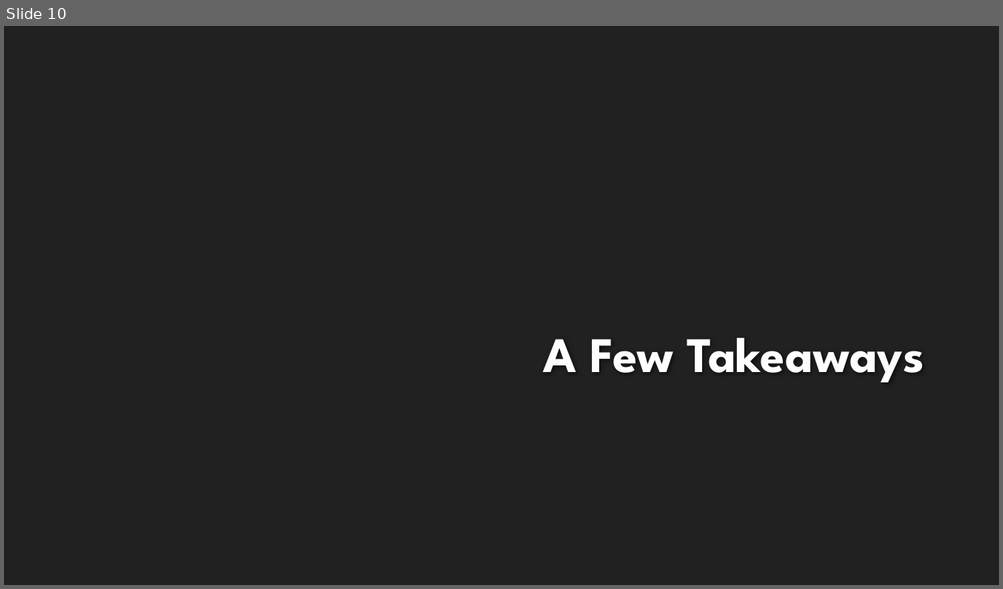
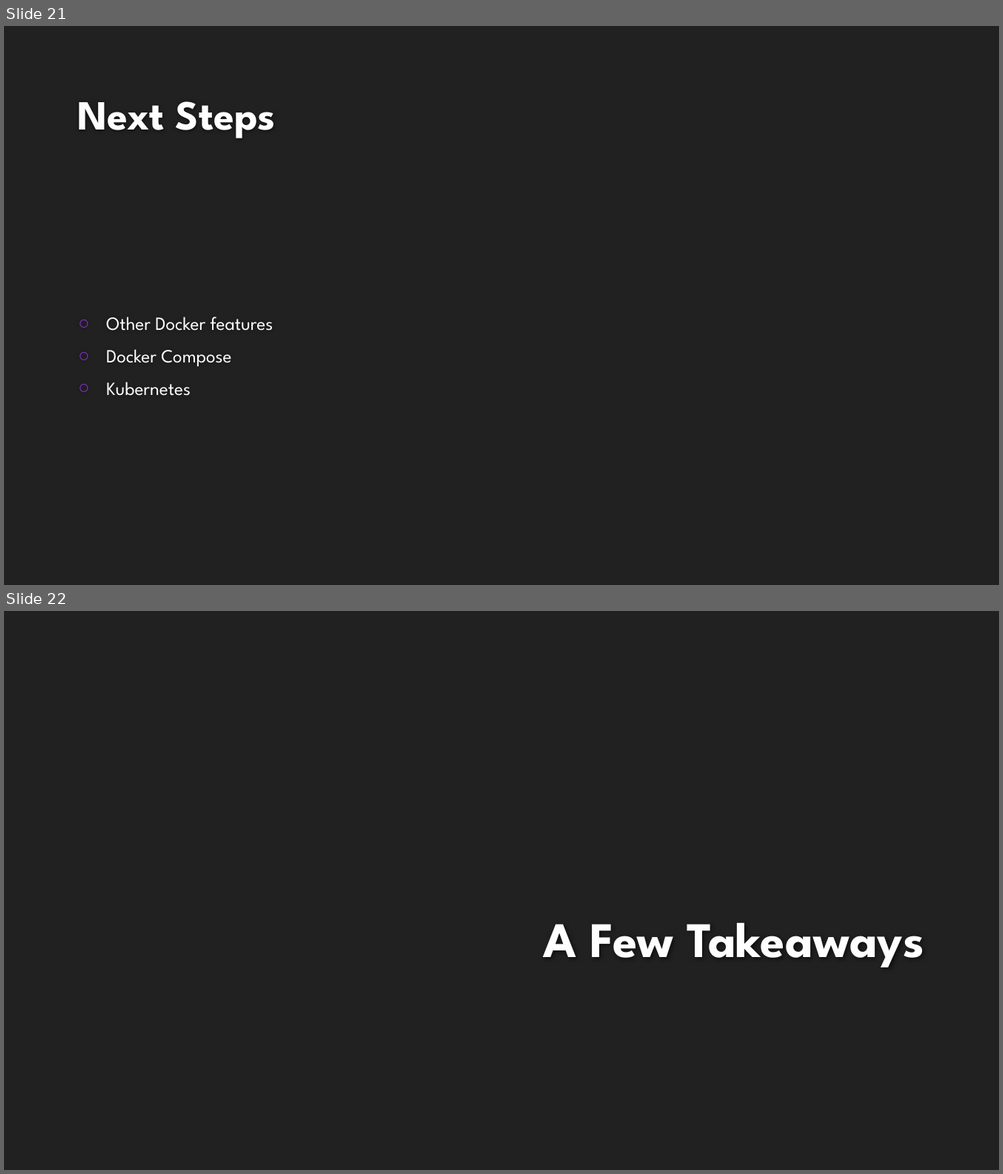
Before and after one commit to kertox662/jamhacks6-workshop-reference, a slide deck: intro-docker/presentation/intro-to-docker.pptx. Shown one above the other, each under a label of ours: slide 10 before the commit, slides 21 and 22 after it. The pictures are 1003x589 and 1003x1174 pixels, drawn with LibreOffice and Linux fonts; fonts in the diff are those of the drawing; background and template pictures are left out. Boxes give left, top, right and bottom in pixels: in the first picture for what was removed or moved away, otherwise in the second. Text is boxed around its words. In the diff, an @@ line names an element or a change of style, - is before the commit and + after.

Commit message:
Docker: Presentation and README

```diff
--- a/intro-docker/presentation/intro-to-docker.pptx
+++ b/intro-docker/presentation/intro-to-docker.pptx
@@ slide 21 added at (4,26,999,585), background #212121 @@
@@ title added at (77,101,276,138), 40 pt, text #FEFEFE, bold @@
+Next Steps
@@ text added at (106,317,273,396), 18 pt, text #FFFFFF @@
+○ Other Docker features
+○ Docker Compose
+○ Kubernetes
@@ what was slide 10 is now slide 22 @@
```
Also in this commit, not shown: 1 slide changed, 11 other slides added, 1 other file.
